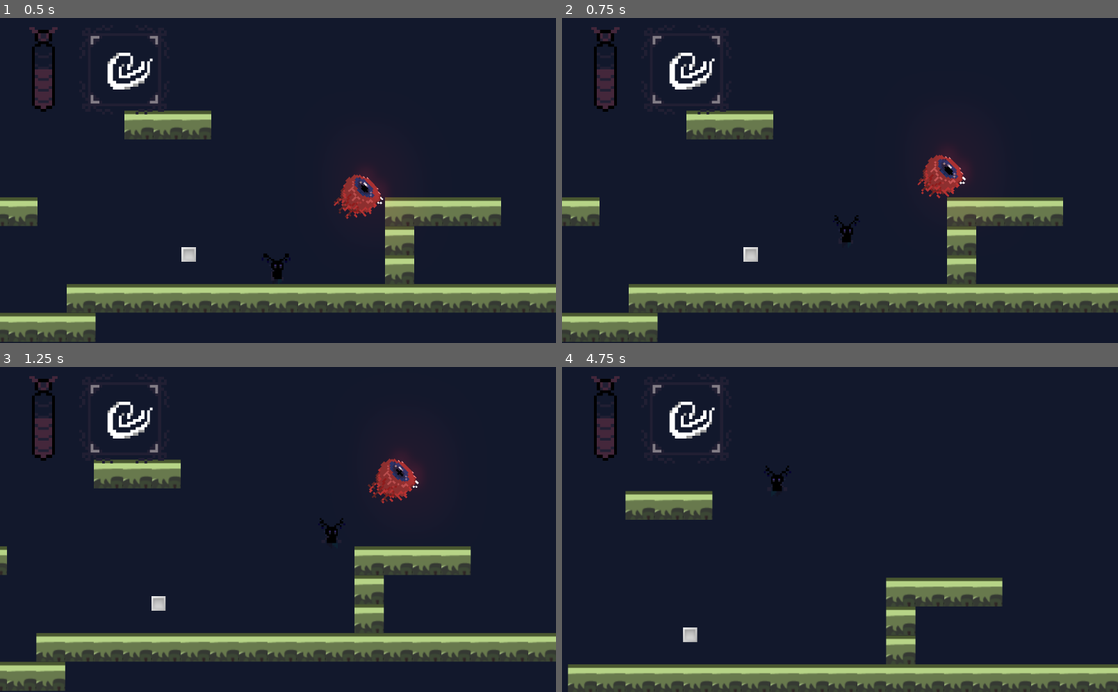
Above: before the commit, frames 1-4 (two rows, left to right).
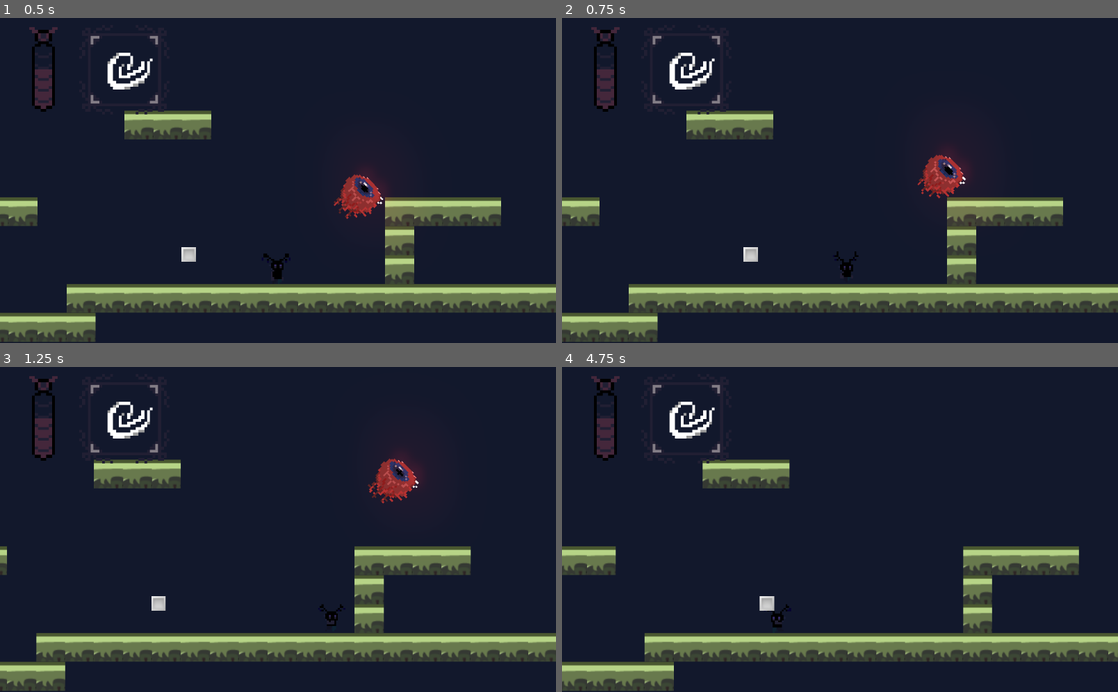
Above: after the commit, the same moments.

Repository: RPI-GameJamTeam/GodotProject
Game: Godot game, scene res://Scenes/MainScene.tscn
Two runs of this game, one before a commit and one after it. Both use one fixed random seed, a clock stepped at 60 frames per second and the inputs below.
Inputs:
- Up to frame 1 (0.5 s): no input
- Up to frame 2 (0.75 s): hold D (right) from 0.53 s (still down); tap Space (jump) at 0.6 s
- Up to frame 3 (1.25 s): keep holding D (right); tap Space (jump) at 0.77, 1.07 s
- Up to frame 4 (4.75 s): release D (right) at 1.28 s; hold S (down) 1.28-2.03 s; tap Shift (dash) at 1.35, 2.85, 4.35 s; tap Space (jump) at 1.52, 1.55, 1.82, 2.1, 3.02, 3.05, 3.32, 3.6, 3.77, 4.07, 4.52, 4.55 s; hold D (right) 2.03-2.78 s; hold W (up) 2.78-3.53 s; hold A (left) from 3.53 s (still down)

Frame 1 is identical in both runs. In frame 2, 0.2% of the frame differs, in the area x 49-54%, y 60-80%; in frame 3, 0.2%; in frame 4, 23%, in the area x 0-100%, y 28-100%.

Commit message:
Air movement

Diff:
--- a/Game Jam/Scripts/AirMove.gd
+++ b/Game Jam/Scripts/AirMove.gd
@@ -1,3 +1,40 @@
 extends Node2D
 
+var player
+
 var is_active : bool = false
+
+var velocity : Vector2
+
+func _ready():
+	player = get_parent().get_parent()
+
+func _physics_process(delta):
+	if !is_active:
+		return null
+
+	velocity += player.input * player.WALK_FORCE * delta * 0.25
+
+	if velocity.x < 0:
+		player.get_node("AnimatedSprite").scale.x = -1
+	elif velocity.x > 0:
+		player.get_node("AnimatedSprite").scale.x = 1
+	elif velocity.x == 0 and get_parent().on_floor:
+		player.get_node("AnimatedSprite").play("idle")
+
+	if !get_parent().on_floor:
+		if velocity.y < 0:
+			player.get_node("AnimatedSprite").play("jump")
+		else:
+			player.get_node("AnimatedSprite").play("fall")
+
+	# clamp velocity
+	velocity.x = clamp(velocity.x, -player.WALK_MAX_SPEED*0.5, player.WALK_MAX_SPEED*0.5)
+	velocity.y = clamp(velocity.y, -player.WALK_MAX_SPEED*0.5, player.WALK_MAX_SPEED*0.5)
+
+	# move
+	velocity = player.move_and_slide(velocity, Vector2.UP)
+
+	for i in player.get_slide_count():
+		if !player.get_slide_collision(i).collider.is_in_group("PickUp"):
+			player.reset()
--- a/Game Jam/Scripts/Default.gd
+++ b/Game Jam/Scripts/Default.gd
@@ -43,6 +43,3 @@
 
 	# move
 	velocity = player.move_and_slide_with_snap(velocity, Vector2.DOWN, Vector2.UP)
-
-	if get_parent().on_floor and Input.is_action_just_pressed("jump"):
-		velocity.y += -player.JUMP_SPEED
--- a/Game Jam/Scripts/PickUp.gd
+++ b/Game Jam/Scripts/PickUp.gd
@@ -1,7 +1,7 @@
 extends Area2D
 
 enum ElementState { PARTICLE, WATER, FIRE, AIR, EARTH }
-var type = ElementState.WATER
+var type = ElementState.AIR
 
 func _on_PickUp_body_entered(body):
 	if body.is_in_group("Player"):
